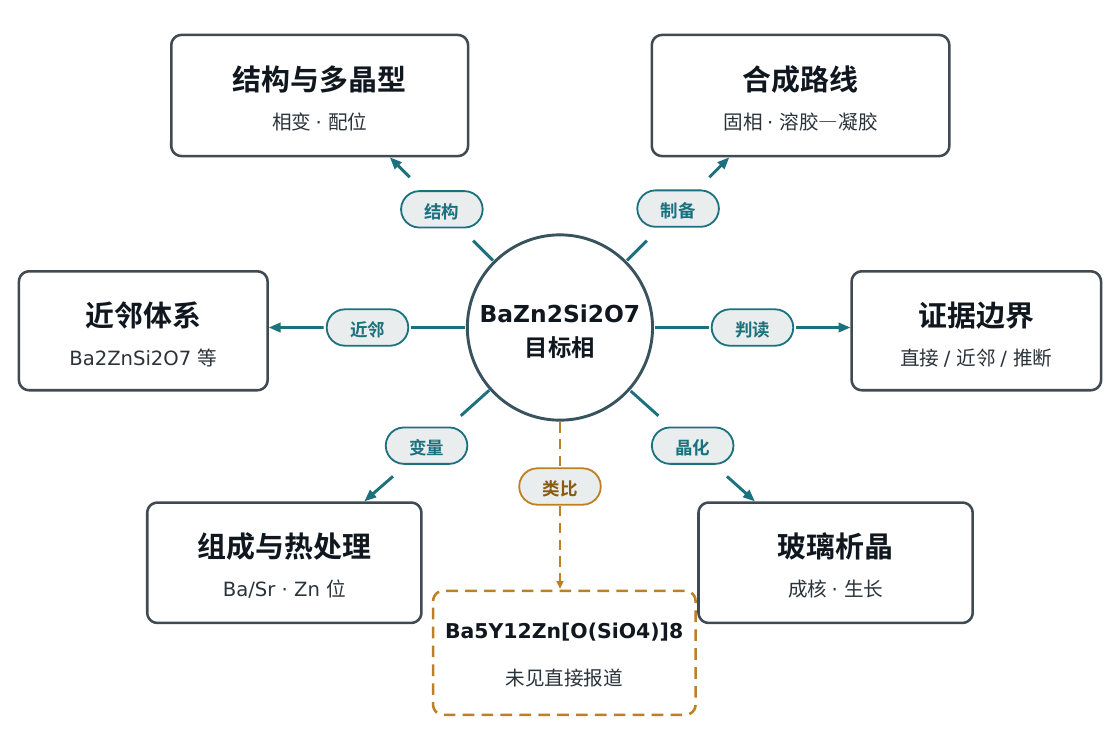
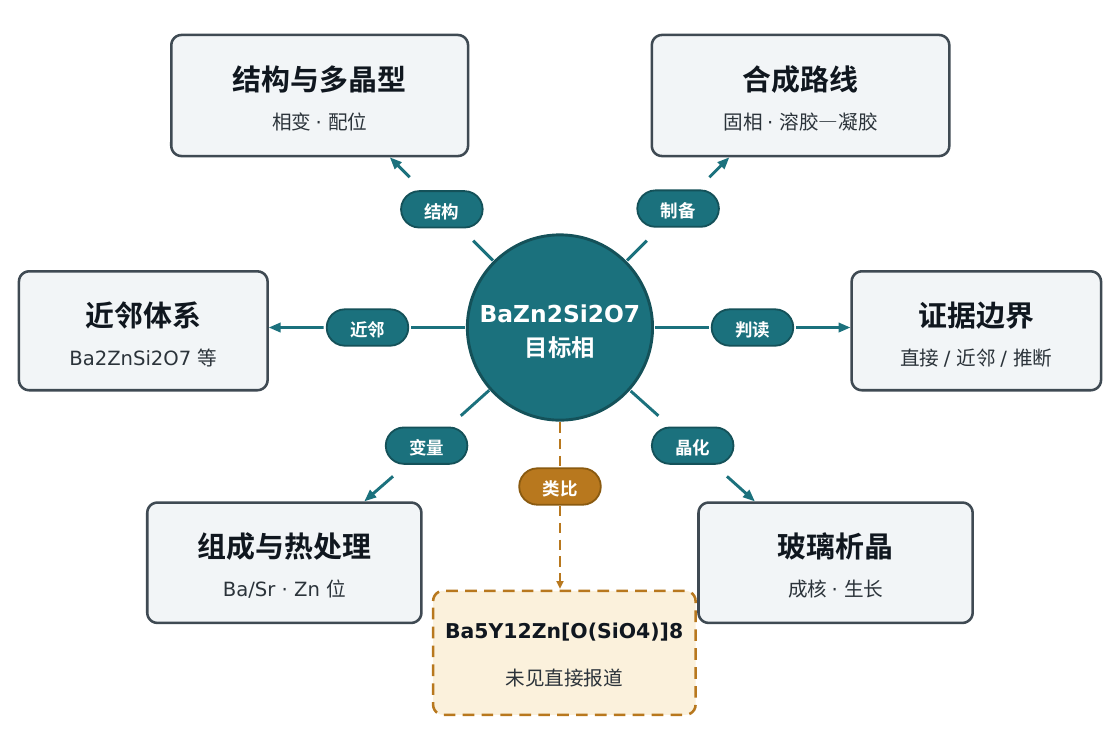
Before and after one commit to asimfish/goai-dashboard, a slide deck: slide 1 of media/figstudio/bzso_taxonomy/taxonomy_phase_control_editable.pptx. Drawn at 1120x747 pixels with LibreOffice and Linux fonts; fonts in the diff are those of the drawing. Boxes give left, top, right and bottom in pixels: in the first picture for what was removed or moved away, otherwise in the second. Text is boxed around its words. In the diff, an @@ line names an element or a change of style, - is before the commit and + after.

```diff
--- a/media/figstudio/bzso_taxonomy/taxonomy_phase_control_editable.pptx
+++ b/media/figstudio/bzso_taxonomy/taxonomy_phase_control_editable.pptx
@@ ellipse at bbox=[467, 235, 652, 420]: fill #FFFFFF to #1B717D; outline #38525E 2.5 pt to #145159 2.5 pt @@
@@ text "BaZn2Si2O7" at bbox=[480, 304, 641, 358]: text colour #10171F to #FFFFFF @@
@@ line (560, 423) - (560, 467): stroke #BD8024 2.19 pt to #B8781E 2.19 pt @@
@@ fill #E9EDED to #1B717D; outline #1B717D 1.56 pt to #145159 1.56 pt in 6 elements at bbox=[401, 191, 482, 227], bbox=[638, 191, 719, 227], bbox=[327, 309, 408, 345], bbox=[712, 309, 793, 345], bbox=[386, 428, 467, 464], bbox=[652, 428, 734, 464] @@
@@ text colour #1B717D to #FFFFFF in 6 elements at bbox=[424, 203, 459, 220], bbox=[661, 200, 696, 223], bbox=[350, 321, 385, 338], bbox=[735, 321, 770, 338], bbox=[409, 439, 444, 456], bbox=[675, 439, 710, 456] @@
@@ rounded rectangle at bbox=[519, 468, 601, 504]: fill #E9EDED to #B8781E; outline #BD8024 1.56 pt to #8A5A10 1.56 pt @@
@@ text "类比" at bbox=[543, 480, 578, 497]: text colour #8A5A10 to #FFFFFF @@
@@ arrow (560, 506) - (560, 589): stroke #BD8024 2.19 pt to #B8781E 2.19 pt @@
@@ rounded rectangle at bbox=[434, 591, 696, 715]: fill #FFFFFF to #FBF1DC; outline #BD8024 2.19 pt to #B8781E 2.19 pt @@
```
Also in this commit, not shown: 23 other files.
